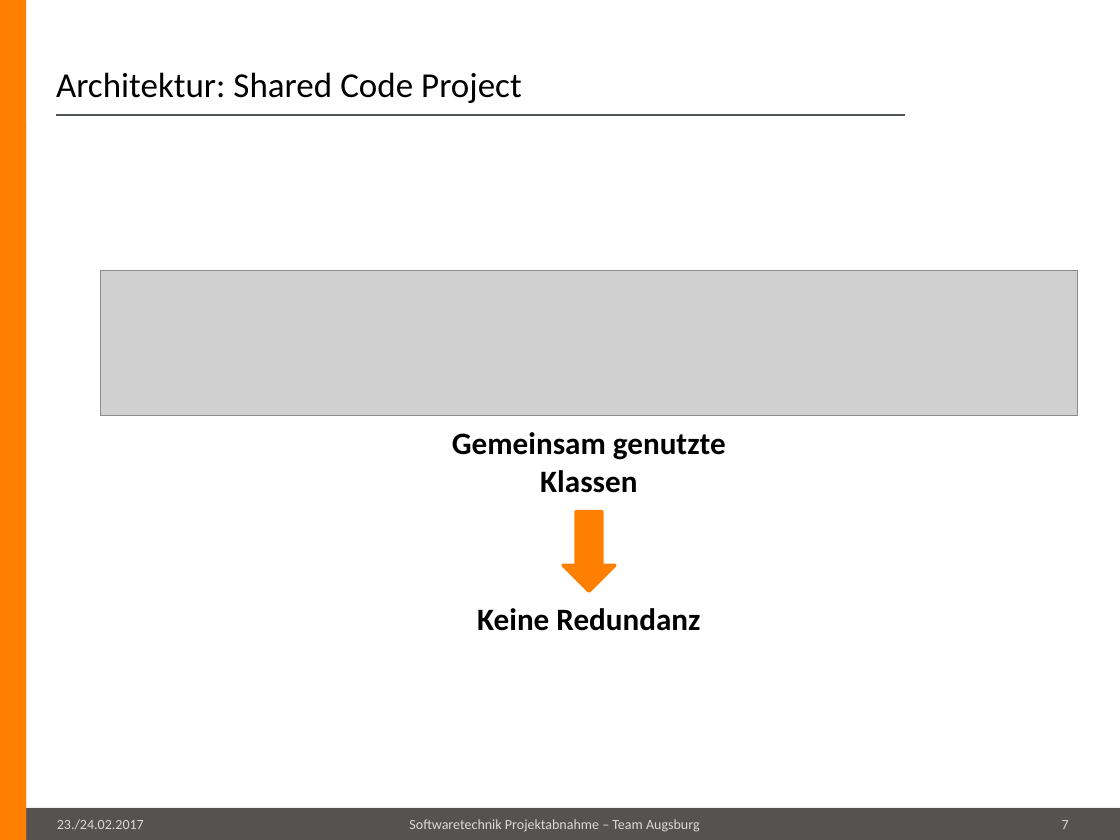
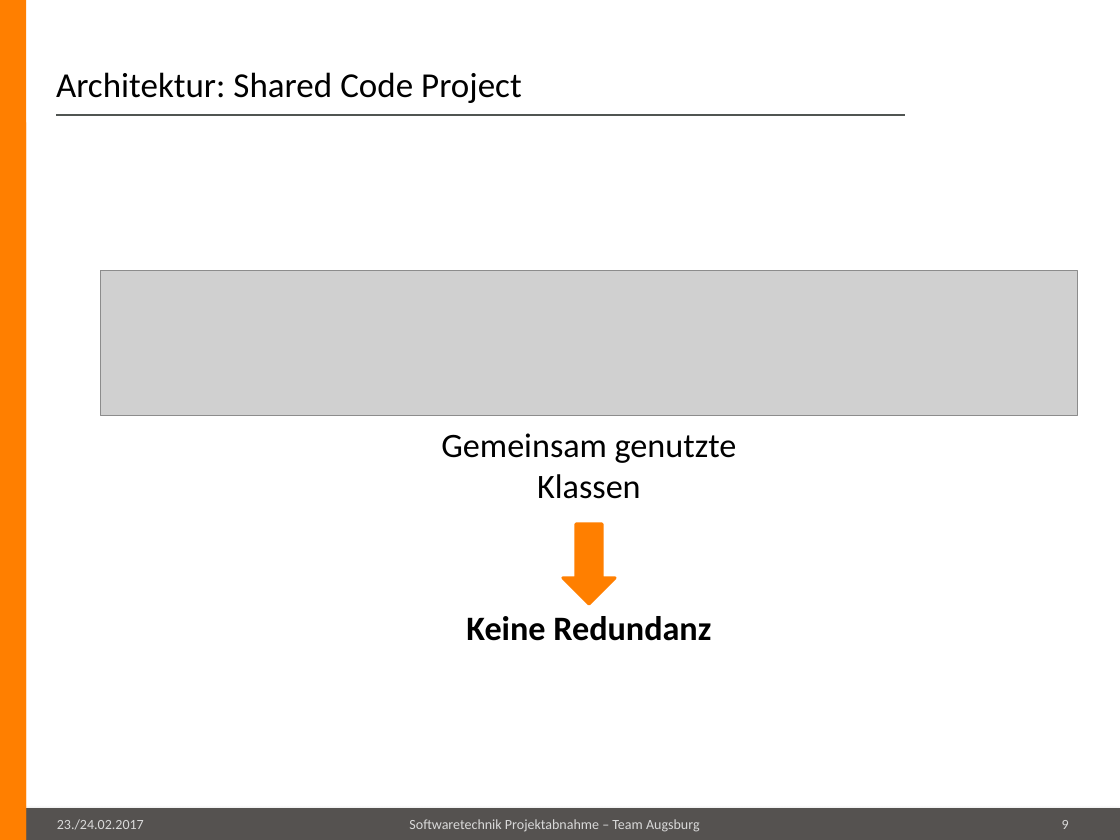
Before and after one commit to maul-esel/swt-projekt, a slide deck: slide 9 of Lingvo/Abgabe/präsentation.pptx (slide 7 before the commit). Drawn at 1120x840 pixels with LibreOffice and Linux fonts; fonts in the diff are those of the drawing; grey boxes stand for pictures; background and template pictures are left out. Boxes give left, top, right and bottom in pixels: in the first picture for what was removed or moved away, otherwise in the second. Text is boxed around its words. In the diff, an @@ line names an element or a change of style, - is before the commit and + after.

```diff
--- a/Lingvo/Abgabe/präsentation.pptx
+++ b/Lingvo/Abgabe/präsentation.pptx
@@ text "Gemeinsam genutzte Klassen" at [441,433,737,641]: size 20 to 22 pt; bold off in "Gemeinsam genutzte Klassen" @@
@@ right arrow: place and size @@
-right arrow at [562,512,615,591]
+right arrow at [562,524,615,604]
@@ page number at [1062,820,1069,829]: text changed @@
-7
+9
```
Also in this commit, not shown: 5 other slides changed, 3 slides added, 1 slide removed.
